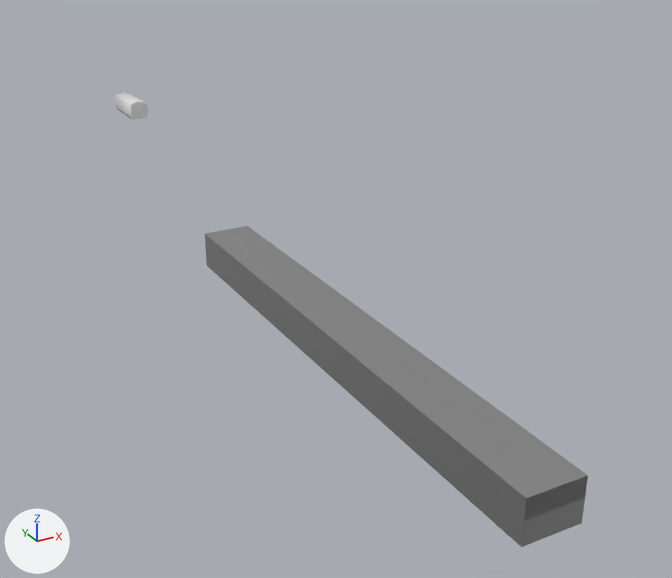
The Blender file SourceAssets/Environments/Subway/Train/RedLineTrain_1.blend, before and after one commit.
Both versions are drawn from a 50 mm lens placed at (-62.2, -223.6, 50.6), pointed at (6.4, -99.0, -11.7). Every picture has the same lights, and +X, +Y and +Z are marked at lower left. The picture after the commit comes second.

The older version as bpy lines, for what is in view:
```python
me_1m_cube_002 = bpy.data.meshes.new('1M_Cube.002')
me_1m_cube_002.from_pydata(...)  # a box spanning x -50.0..50.0, y -50.0..50.0, z -50.0..50.0
me_1m_cube_002.materials.append(mat_lightgray_mi_002)  # grey #bcbcbc
me_circle = bpy.data.meshes.new('Circle')
me_circle.from_pydata(...)  # 402 vertices, 295 faces; spans x -2.06..2.06, y -17.99..-6.41, z 0.92..4.83
# faces by material slot: [159, 136]
me_circle.materials.append(mat_window)  # white #e7e7e7
me_circle.materials.append(mat_exterior)  # white #e7e7e7
ob_circle = bpy.data.objects.new('Circle', me_circle)
ob_circle.location = (0.0, 0.0, 0.0)
ob_left_train = bpy.data.objects.new('Left Train', me_1m_cube_002)
ob_left_train.location = (-15.4, -123.7, 3.9)
ob_left_train.scale = (0.01, 0.01, 0.00879)
ob_left_train.hide_set(True)
ob_train2 = bpy.data.objects.new('Train2', me_1m_cube_002)
ob_train2.parent = ob_left_train
ob_train2.location = (0.0000114, -1756.0, -323.2)
ob_train2.scale = (6.58, 70.4, 2.3)
# also in view: 'Train' at (-15.4, -141.2, 2.3); 'Train4' at (-15.4, -141.2, 3.8); 'Train58' at (-15.4, -141.2, 3.8)
```
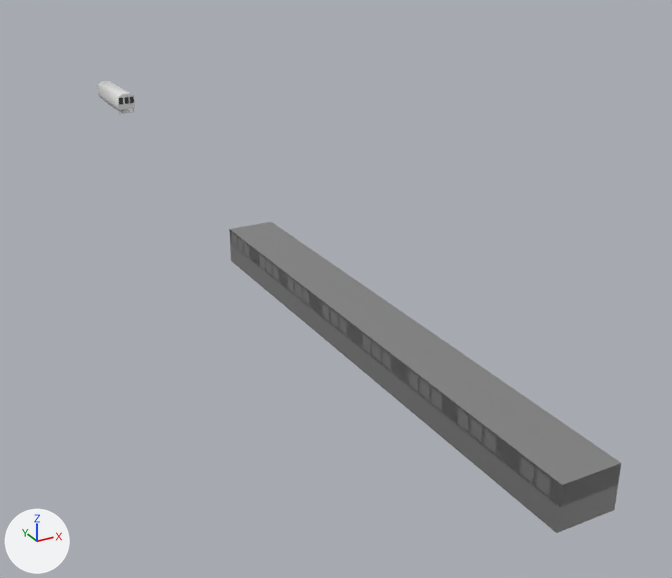
Commit message: More train work

What changed in the scene script:
```text
Add mat_wheels:
    mat_wheels = principled_material('Wheels')
    mat_wheels.base_color = (0.8, 0.8, 0.8)  # white #e7e7e7
Change me_circle:
    used by ob_circle; location = (0.0, 0.0, 0.0)
    remove me_circle.from_pydata(...)  # 402 vertices, 295 faces; spans x -2.06..2.06, y -17.99..-6.41, z 0.92..4.83
    add me_circle.from_pydata(...)  # 1250 vertices, 767 faces; spans x -2.06..2.06, y -8.44..8.85, z 0.0..4.87
    me_circle part 1: the loose piece of 88 vertices spanning x -1.75..-0.82, y -17.99..-17.93, z 2.44..3.98 is moved by (0.0, 9.55, 0.05)
    me_circle part 2: the loose piece of 88 vertices spanning x -0.39..0.55, y -17.99..-17.93, z 2.46..3.91 is moved by (0.0, 9.55, 0.05)
    me_circle part 3: the loose piece of 88 vertices spanning x 0.84..1.77, y -17.99..-17.93, z 2.44..3.98 is moved by (0.0, 9.55, 0.05)
    me_circle part 4: a new loose piece of 138 vertices spanning x -2.06..2.06, y -8.4..8.85, z 1.1..4.87, in mat_exterior (white #e7e7e7)
    me_circle part 5: 138 vertices removed from x -2.06..2.06, y -17.94..-6.41, z 0.92..4.83
    other edits to the shape of me_circle do not show in these pictures
    add me_circle.materials.append(mat_wheels)  # white #e7e7e7
Change ob_left_train:
    ob_left_train.location: (-15.4, -123.7, 3.9) -> (-11.6, -123.7, 3.9)
```

Changed parts and their boxes (x1, y1, x2, y2) in the pictures (672 x 578 px; the box of a moved part takes in the faces that stretch with it):
'Train58', moved
    before: (205, 226, 588, 521)
    after: (229, 222, 621, 507)
'Train2', moved
    before: (206, 253, 584, 547)
    after: (230, 248, 617, 533)
'Train4', moved
    before: (205, 227, 587, 520)
    after: (229, 223, 621, 506)
'Train', moved
    before: (206, 249, 585, 529)
    after: (230, 244, 618, 514)
'Circle', reshaped (15% wider, 21% taller)
    before: (115, 92, 148, 119)
    after: (97, 81, 135, 114)
'Train29', moved
    before: (501, 482, 515, 508)
    after: (536, 469, 550, 496)
'Train30', moved
    before: (486, 470, 499, 496)
    after: (520, 458, 534, 483)
'Train28', moved
    before: (451, 441, 462, 464)
    after: (484, 429, 497, 453)
'Train26', moved
    before: (437, 429, 449, 453)
    after: (470, 418, 482, 442)
'Train27', moved
    before: (425, 418, 435, 442)
    after: (457, 408, 469, 431)
'Train25', moved
    before: (400, 398, 410, 420)
    after: (432, 388, 442, 410)
'Train23', moved
    before: (388, 388, 398, 410)
    after: (420, 380, 430, 400)
'Train24', moved
    before: (377, 379, 386, 400)
    after: (409, 370, 418, 392)
'Train22', moved
    before: (352, 358, 360, 378)
    after: (383, 350, 391, 370)
'Train20', moved
    before: (342, 349, 350, 369)
    after: (372, 342, 381, 361)
'Train21', moved
    before: (333, 342, 340, 361)
    after: (363, 335, 371, 353)
'Train17', moved
    before: (302, 316, 309, 335)
    after: (331, 310, 338, 328)
'Train19', moved
    before: (311, 324, 318, 342)
    after: (340, 317, 347, 335)
'Train18', moved
    before: (294, 310, 301, 328)
    after: (322, 303, 329, 321)
'Train16', moved
    before: (275, 294, 281, 311)
    after: (303, 288, 309, 305)
'Train14', moved
    before: (268, 288, 274, 305)
    after: (295, 282, 301, 298)
'Train15', moved
    before: (261, 282, 267, 299)
    after: (288, 277, 294, 293)
'Train13', moved
    before: (246, 270, 252, 286)
    after: (273, 265, 279, 281)
'Train11', moved
    before: (240, 265, 245, 280)
    after: (266, 260, 272, 275)
'Train12', moved
    before: (233, 259, 239, 275)
    after: (259, 254, 265, 270)
'Train10', moved
    before: (219, 248, 224, 262)
    after: (244, 243, 249, 257)
'Train8', moved
    before: (213, 243, 218, 257)
    after: (238, 238, 243, 252)
'Train9', moved
    before: (207, 238, 212, 252)
    after: (232, 233, 237, 247)
part 1 of me_circle, moved or reshaped
    before: (131, 106, 136, 113)
    after: (119, 98, 123, 104)
part 2 of me_circle, moved or reshaped
    before: (137, 105, 142, 112)
    after: (125, 97, 129, 104)
part 3 of me_circle, moved or reshaped
    before: (142, 105, 147, 112)
    after: (130, 97, 134, 103)
part 4 of me_circle, added
    after: (97, 81, 135, 110)
part 5 of me_circle, deleted
    before: (115, 92, 148, 119)
